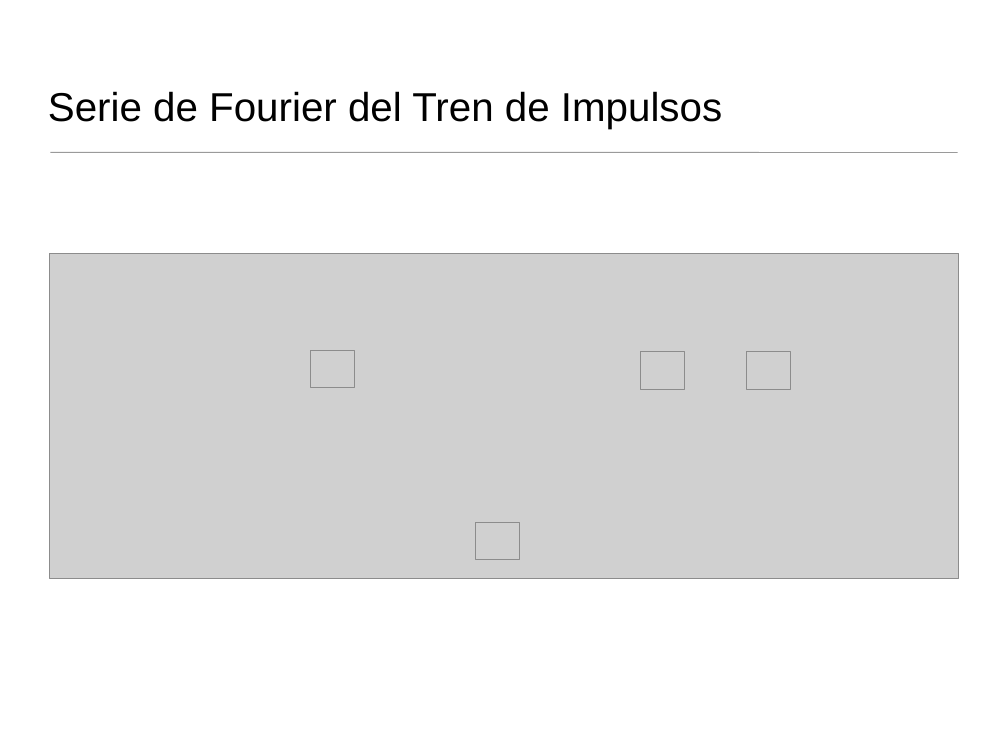
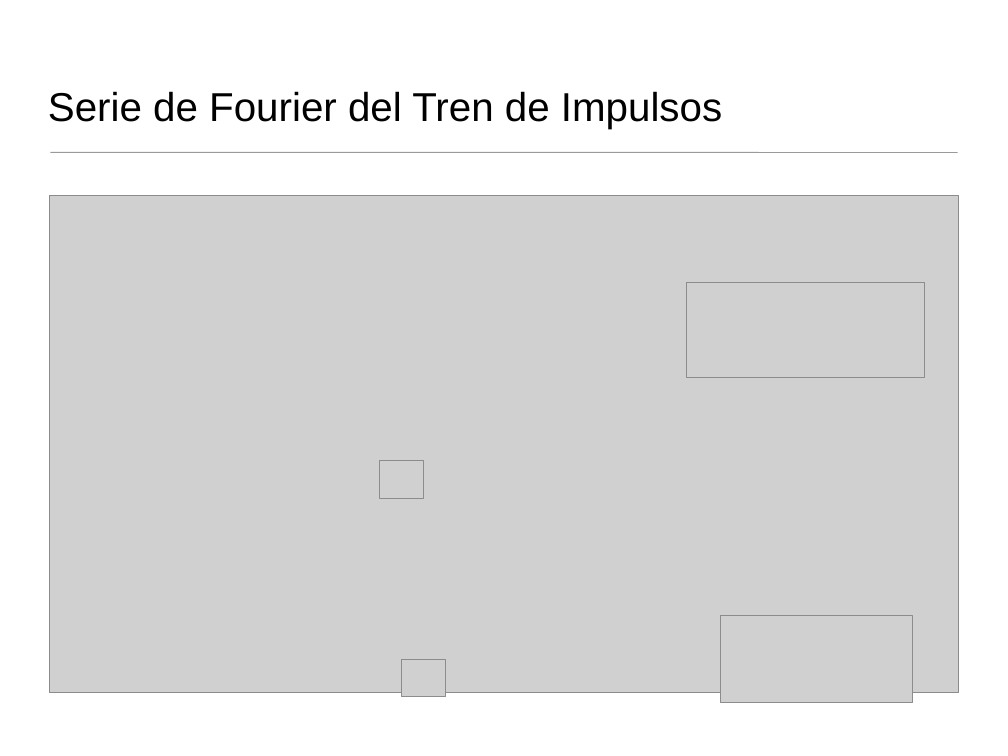
Before and after one commit to domingomery/imagenes, a slide deck: slide 8 of clases/Cap04_Sistemas_Lineales/presentations/IMG04_Fourier1D_Teoria.pptx (slide 5 before the commit). Drawn at 1008x756 pixels with LibreOffice and Linux fonts; fonts in the diff are those of the drawing; grey boxes stand for pictures. Boxes give left, top, right and bottom in pixels: in the first picture for what was removed or moved away, otherwise in the second. Text is boxed around its words. In the diff, an @@ line names an element or a change of style, - is before the commit and + after.

```diff
--- a/clases/Cap04_Sistemas_Lineales/presentations/IMG04_Fourier1D_Teoria.pptx
+++ b/clases/Cap04_Sistemas_Lineales/presentations/IMG04_Fourier1D_Teoria.pptx
@@ picture resized from (x1=49, y1=253, x2=959, y2=579) to (x1=49, y1=195, x2=959, y2=693) @@
@@ picture added at (x1=686, y1=282, x2=924, y2=378) @@
@@ picture removed at (x1=310, y1=350, x2=354, y2=387) @@
@@ picture moved from (x1=641, y1=352, x2=684, y2=389) to (x1=379, y1=461, x2=423, y2=498) @@
@@ picture removed at (x1=475, y1=523, x2=519, y2=560) @@
@@ picture added at (x1=720, y1=616, x2=912, y2=703) @@
@@ picture moved from (x1=747, y1=352, x2=790, y2=389) to (x1=402, y1=660, x2=445, y2=697) @@
```
Also in this commit, not shown: 9 other slides changed, 4 slides added, 1 other file.
